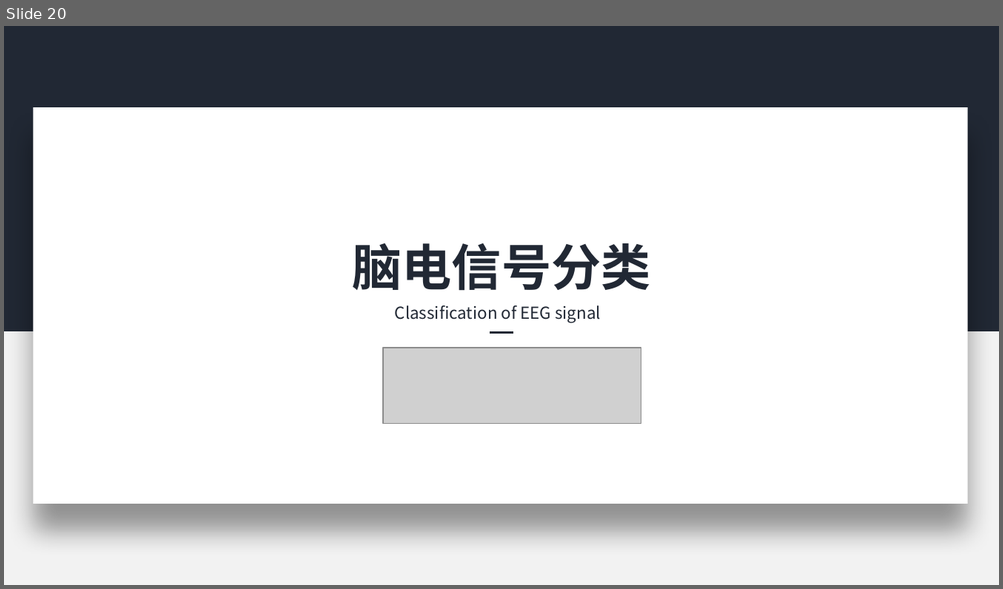
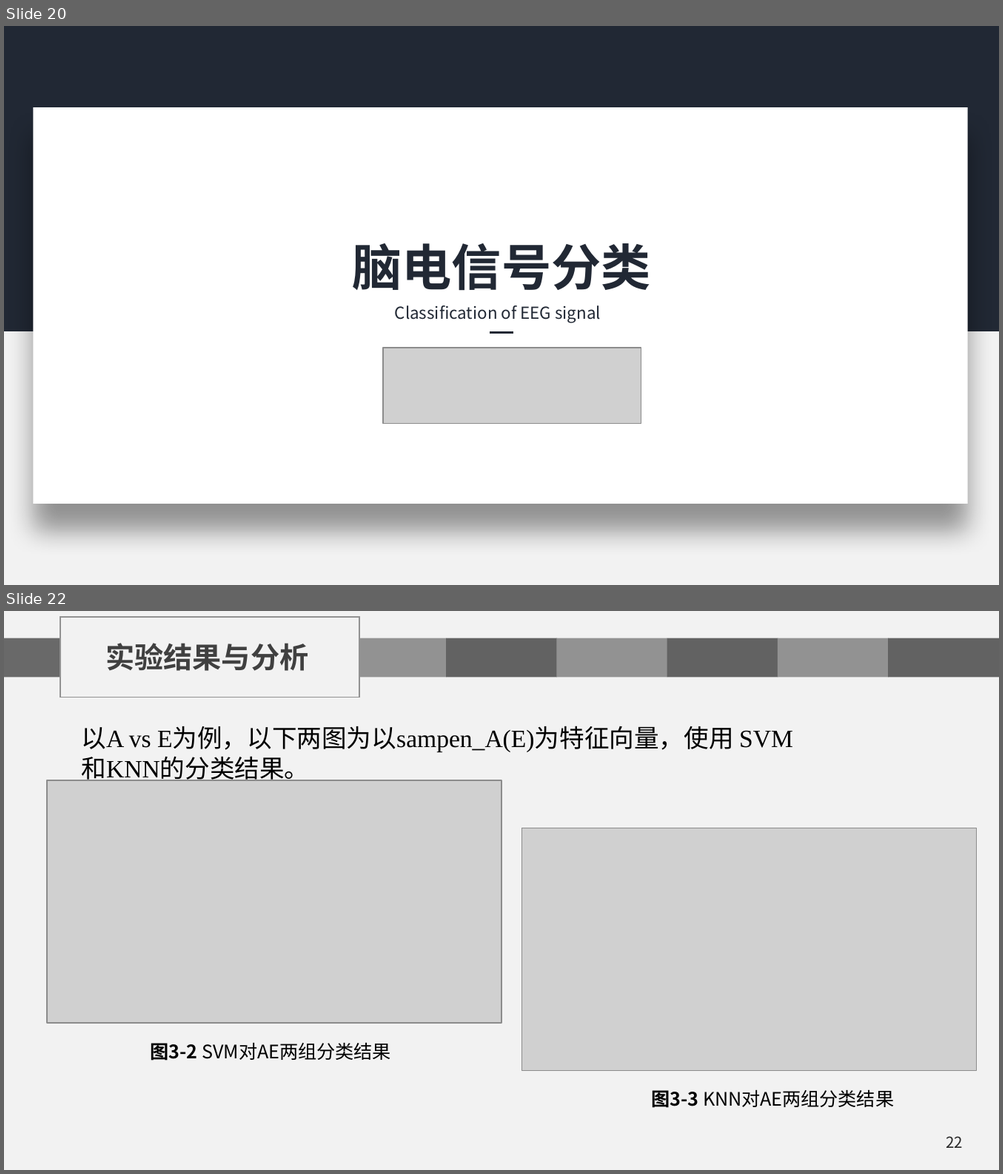
Before and after one commit to chenshuaihua/Graduate, a slide deck: 毕设文件/陈帅华-2016014016-自实1601-中期答辩.pptx. Shown one above the other, each under a label of ours: slide 20 before the commit, slides 20 and 22 after it; the slides between them are not shown. The pictures are 1003x589 and 1003x1174 pixels, drawn with LibreOffice and Linux fonts; fonts in the diff are those of the drawing; grey boxes stand for pictures; background and template pictures are left out. Boxes give left, top, right and bottom in pixels: in the first picture for what was removed or moved away, otherwise in the second. Text is boxed around its words. In the diff, an @@ line names an element or a change of style, - is before the commit and + after.

```diff
--- a/毕设文件/陈帅华-2016014016-自实1601-中期答辩.pptx
+++ b/毕设文件/陈帅华-2016014016-自实1601-中期答辩.pptx
@@ slide 22 added at box(4, 611, 999, 1170), background #F2F2F2 @@
@@ rectangle added at box(61, 617, 360, 698), outline #929292 1 pt @@
@@ text added at box(105, 643, 308, 671), 21 pt, text #404040, bold @@
+实验结果与分析
@@ group added at box(4, 638, 999, 677): 7 rectangles @@
@@ text added at box(82, 727, 733, 781), 18 pt, text #000000 @@
+以A vs E为例，以下两图为以sampen_A(E)为特征向量，使用 SVM和KNN的分类结果。
@@ picture added at box(47, 781, 501, 1024) @@
@@ picture added at box(521, 828, 976, 1071) @@
@@ text added at box(151, 1042, 390, 1061), 13.5 pt, text #000000 @@
+图3-2 SVM对AE两组分类结果
@@ text added at box(651, 1090, 893, 1108), 13.5 pt, text #000000 @@
+图3-3 KNN对AE两组分类结果
@@ page number added at box(946, 1136, 963, 1148), 11 pt, text #262626 @@
+22
```
Also in this commit, not shown: 6 slides changed, 15 other slides added, 3 other files.
